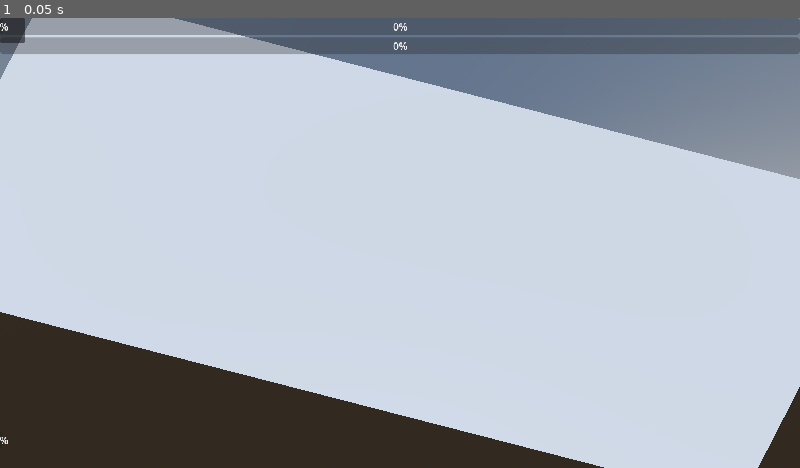
Above: before the commit, frame 1.
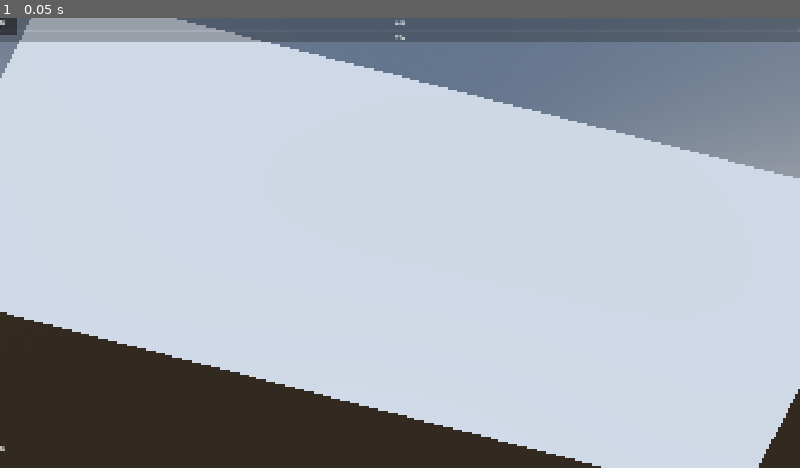
Above: after the commit, the same moment.

Repository: Rawisl/Godot_Roguelite3D_Gr8
Game: Godot game, scene res://main.tscn
Same seed, same stepped clock (60 frames per second), same inputs: the game is played once before the commit and once after it.
Inputs:
- Up to frame 1 (0.05 s): no input

The runs differ from the first frame. In frame 1, 3.5% of the frame differs, in the area x 0-100%, y 0-100%.

Commit message:
[chore]: set design resolution 1920x1080, stretch canvas_items (UI-01)

Diff:
--- a/project.godot
+++ b/project.godot
@@ -31,9 +31,9 @@
 
 [display]
 
-window/size/viewport_width=1280
-window/size/viewport_height=720
-window/stretch/mode="viewport"
+window/size/viewport_width=1920
+window/size/viewport_height=1080
+window/stretch/mode="canvas_items"
 window/stretch/aspect="expand"
 
 [importer_defaults]
